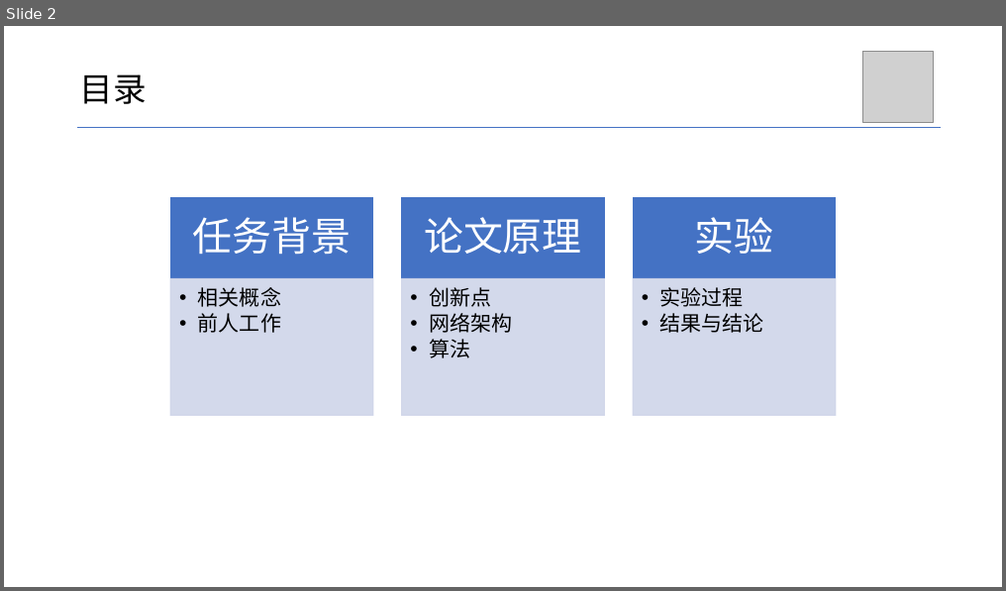
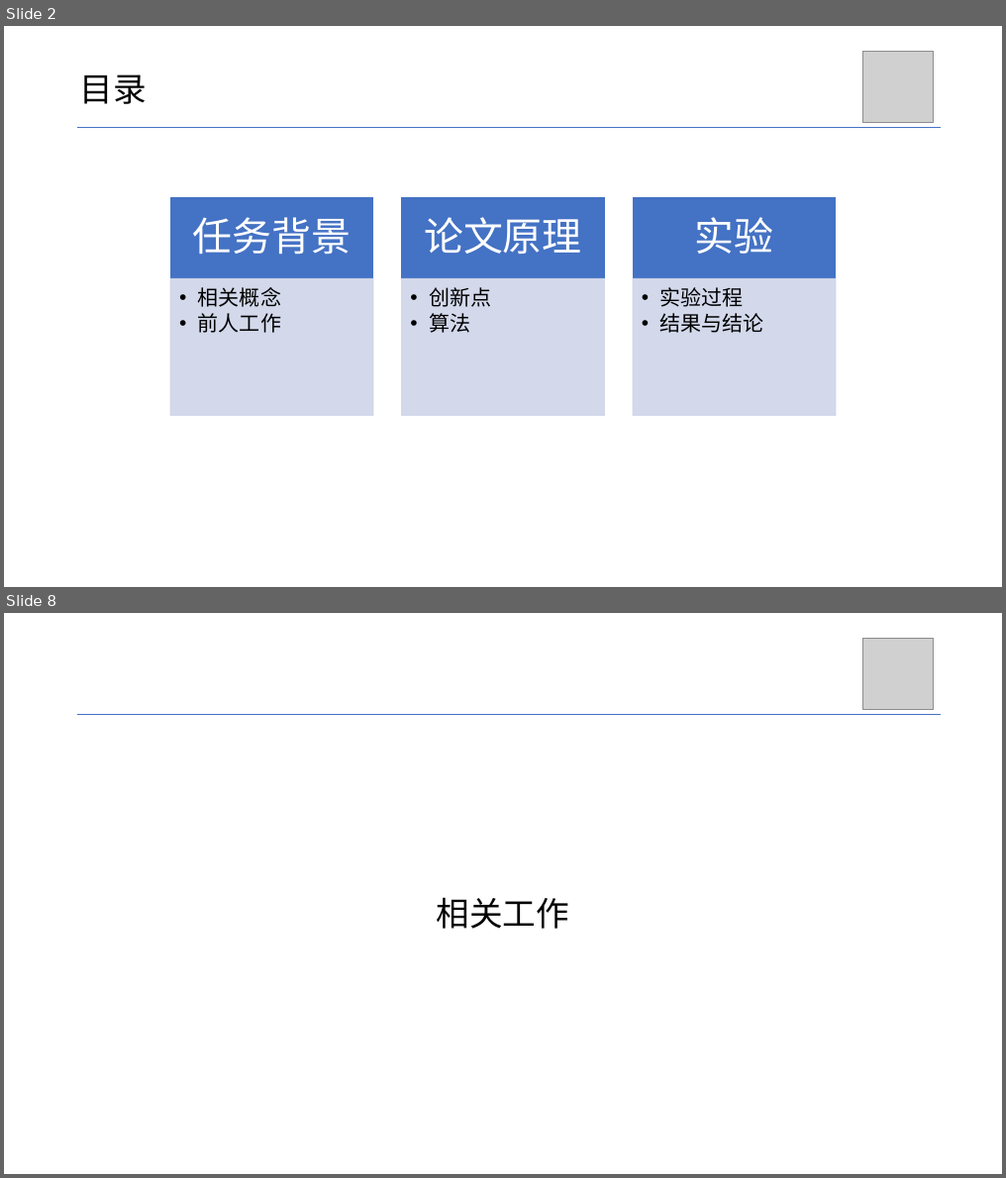
Before and after one commit to Grimm114514/cv-homework, a slide deck: 文献阅读/张宗桪-.pptx. Shown one above the other, each under a label of ours: slide 2 before the commit, slides 2 and 8 after it; the slides between them are not shown. The pictures are 1006x591 and 1006x1178 pixels, drawn with LibreOffice and Linux fonts; fonts in the diff are those of the drawing; grey boxes stand for pictures. Boxes give left, top, right and bottom in pixels: in the first picture for what was removed or moved away, otherwise in the second. Text is boxed around its words. In the diff, an @@ line names an element or a change of style, - is before the commit and + after.

```diff
--- a/文献阅读/张宗桪-.pptx
+++ b/文献阅读/张宗桪-.pptx
@@ slide 8 added at (4, 613, 1002, 1174), background #FFFFFF @@
@@ picture added at (862, 639, 934, 710) @@
@@ line added from (77, 714) to (941, 714), #4472C4 0.5 pt @@
@@ title added at (437, 897, 569, 929), 32 pt, text #000000 @@
+相关工作
@@ slide 2 changed as well @@
@@ text at (429, 313, 512, 333): paragraph removed @@
-  • 网络架构
```
Also in this commit, not shown: 1 other slide changed, 14 other slides added, 1 slide removed, 17 other files.
